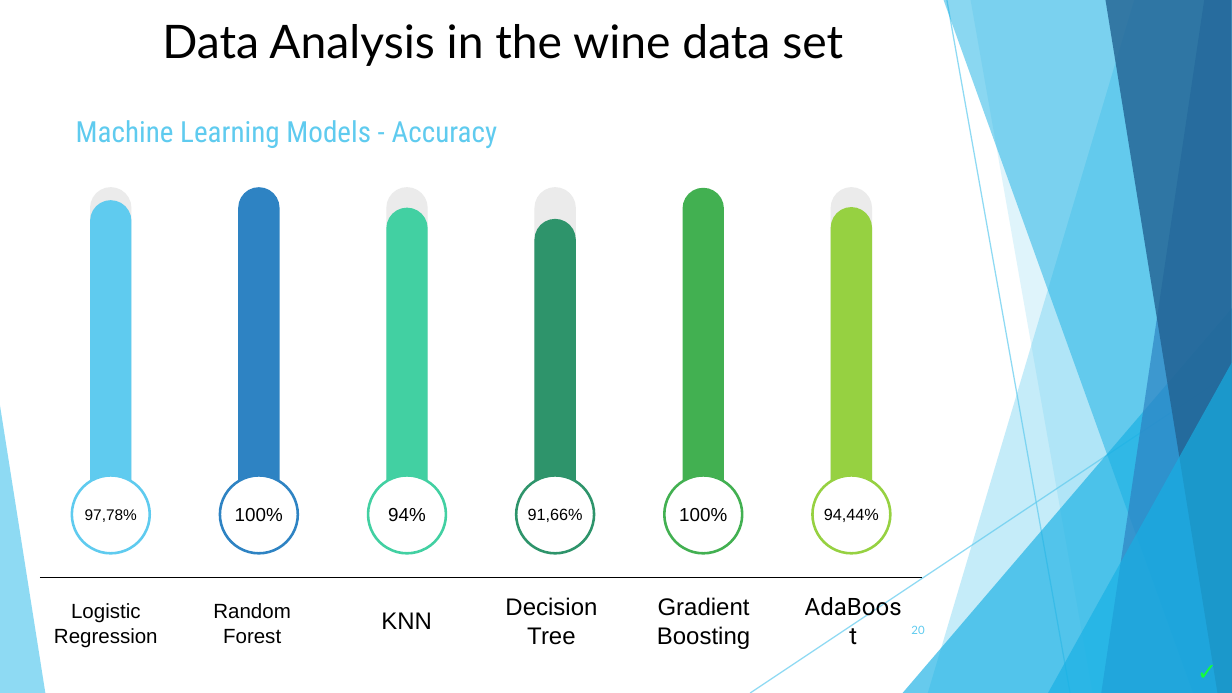
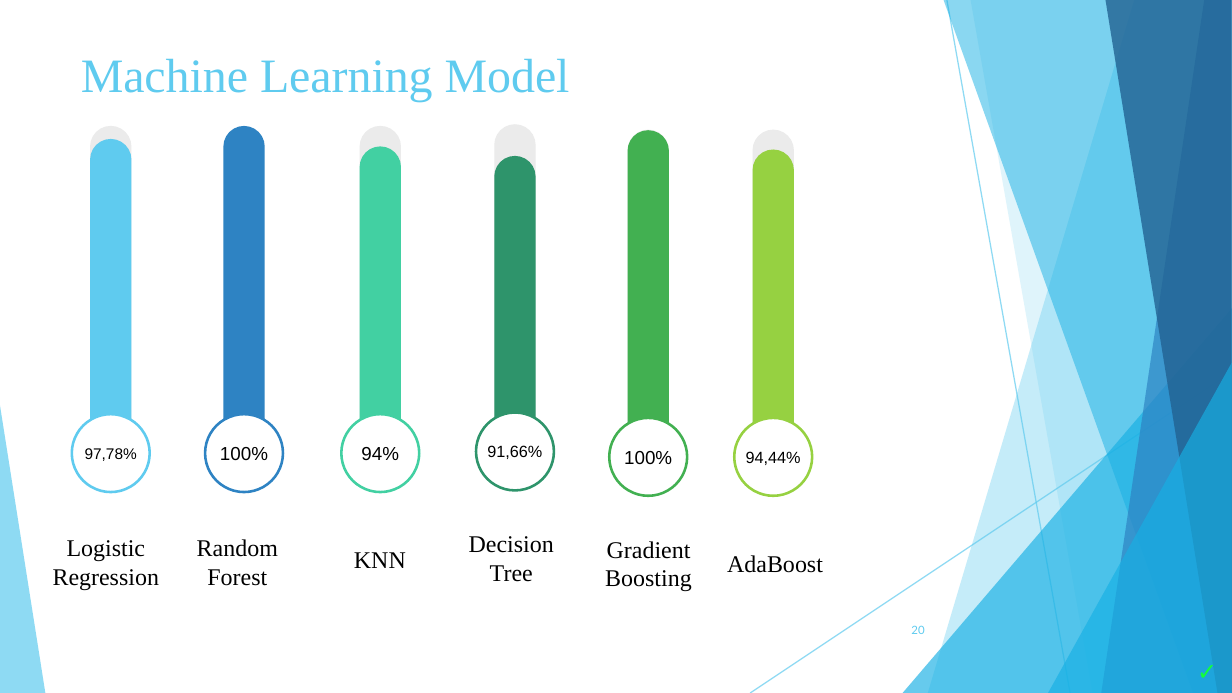
Before and after one commit to zoekelepiri/WineDataPrediction, a slide deck: slide 20 of Wine Data Set (2).pptx. Drawn at 1232x693 pixels with LibreOffice and Linux fonts; fonts in the diff are those of the drawing. Boxes give left, top, right and bottom in pixels: in the first picture for what was removed or moved away, otherwise in the second. Text is boxed around its words. In the diff, an @@ line names an element or a change of style, - is before the commit and + after.

```diff
--- a/Wine Data Set (2).pptx
+++ b/Wine Data Set (2).pptx
@@ text removed at [162, 24, 843, 66] @@
-Data Analysis in the wine data set
@@ title added at [81, 58, 570, 102], 28 pt, text #5FCBEF @@
+Machine Learning Model
@@ text removed at [76, 120, 498, 148] @@
-Machine Learning Models - Accuracy
@@ 2 rounded rectangles, 1 text, 1 ellipse: place and size @@
-2 rounded rectangles, 1 text, 1 ellipse at [54, 187, 158, 648]
+2 rounded rectangles, 1 text, 1 ellipse at [53, 126, 160, 591]
@@ 1 text, 1 ellipse, 1 rounded rectangle: place and size @@
-1 text, 1 ellipse, 1 rounded rectangle at [213, 187, 298, 644]
+1 text, 1 ellipse, 1 rounded rectangle at [197, 126, 283, 586]
@@ 2 rounded rectangles, 1 text, 1 ellipse: place and size @@
-2 rounded rectangles, 1 text, 1 ellipse at [368, 187, 446, 629]
+2 rounded rectangles, 1 text, 1 ellipse at [341, 126, 419, 568]
@@ rounded rectangle: place and size @@
-rounded rectangle at [683, 187, 724, 527]
+rounded rectangle at [627, 131, 669, 471]
@@ rounded rectangle added at [627, 129, 669, 469], fill #EBEBEB @@
@@ rounded rectangle: place and size @@
-rounded rectangle at [830, 187, 872, 527]
+rounded rectangle at [753, 129, 795, 469]
@@ rounded rectangle: place and size @@
-rounded rectangle at [830, 207, 872, 514]
+rounded rectangle at [753, 149, 795, 456]
@@ 2 rounded rectangles, 1 ellipse, 1 text: place and size @@
-2 rounded rectangles, 1 ellipse, 1 text at [505, 187, 597, 645]
+2 rounded rectangles, 1 ellipse, 1 text at [469, 124, 554, 582]
@@ ellipse "100%": place and size @@
-ellipse "100%" at [664, 476, 742, 553]
+ellipse "100%" at [610, 418, 687, 495]
@@ ellipse "94,44%": place and size @@
-ellipse "94,44%" at [812, 476, 890, 553]
+ellipse "94,44%" at [734, 418, 812, 495]
@@ text "Logistic Regression" at [53, 540, 160, 591]: size 12 to 14 pt, font Arial to Times New Roman @@
@@ text "Random Forest" at [197, 539, 278, 586]: size 12 to 14 pt, font Arial to Times New Roman @@
@@ font Arial to Times New Roman in 3 elements at [354, 552, 406, 568], [469, 536, 554, 582], [605, 541, 692, 591] @@
@@ text "Gradient Boosting": place and size @@
-text "Gradient Boosting" at [657, 597, 750, 649]
+text "Gradient Boosting" at [605, 541, 692, 591]
@@ text "AdaBoost": place and size @@
-text "AdaBoost" at [791, 578, 915, 692]
+text "AdaBoost" at [727, 555, 823, 573]
@@ text "AdaBoost" at [727, 555, 823, 573]: font Roboto to Times New Roman @@
@@ line removed from (39, 578) to (923, 578) @@
```
Also in this commit, not shown: 7 other slides changed, 7 slides added, 6 slides removed.
